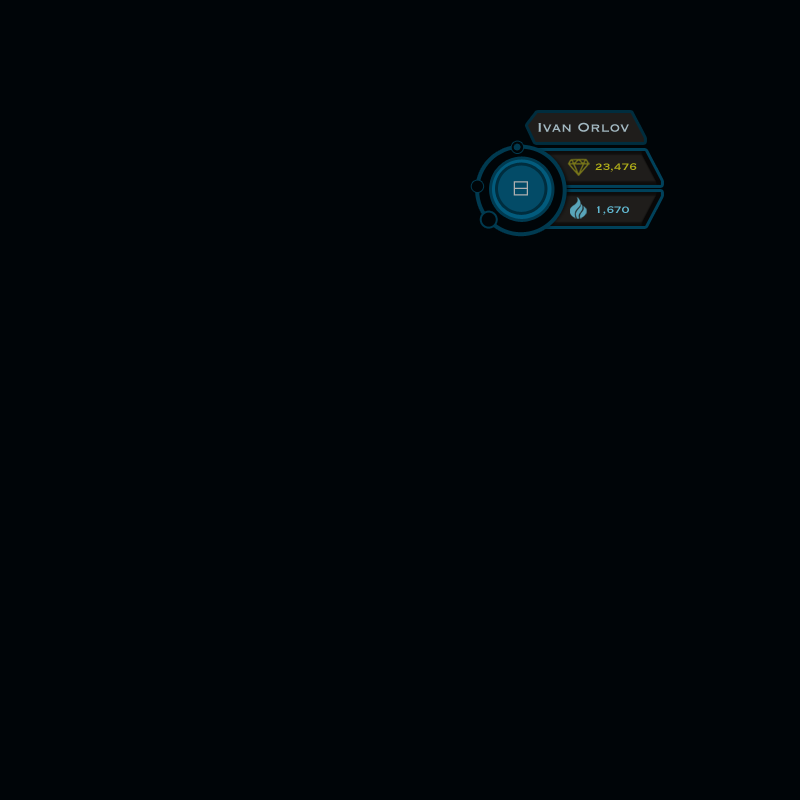
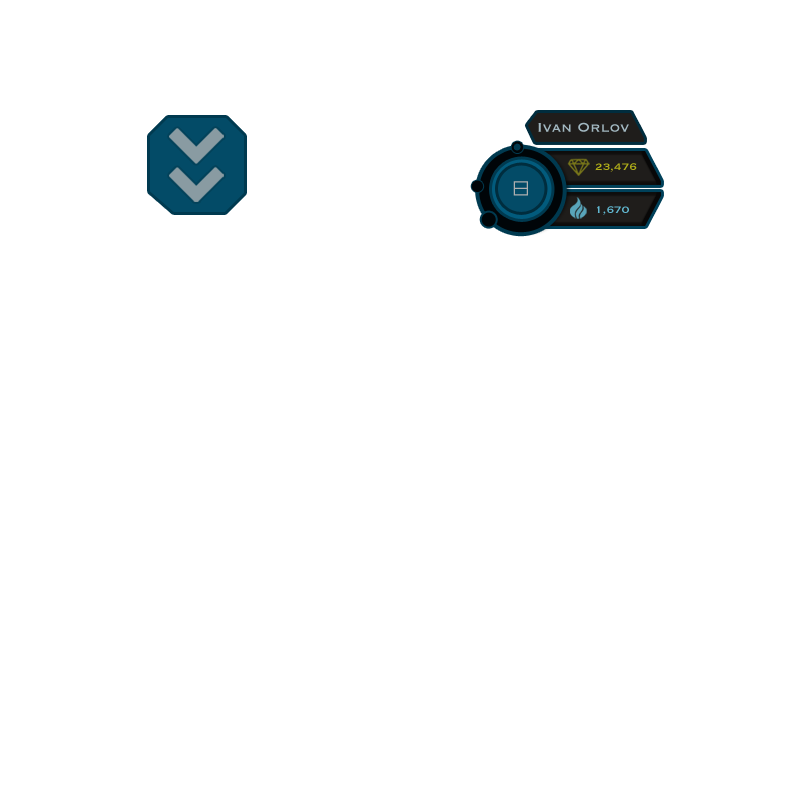
Layers edited between the first and the second w=800, h=800 image:
added group "ok" with 2 layers above "Layer 1" over [150, 118, 244, 212]
added layer "Layer 3" in group "ok" over [169, 128, 224, 202]
added layer "okButton" in group "ok" over [150, 118, 244, 212]
hid "Background" over [0, 0, 800, 800]
